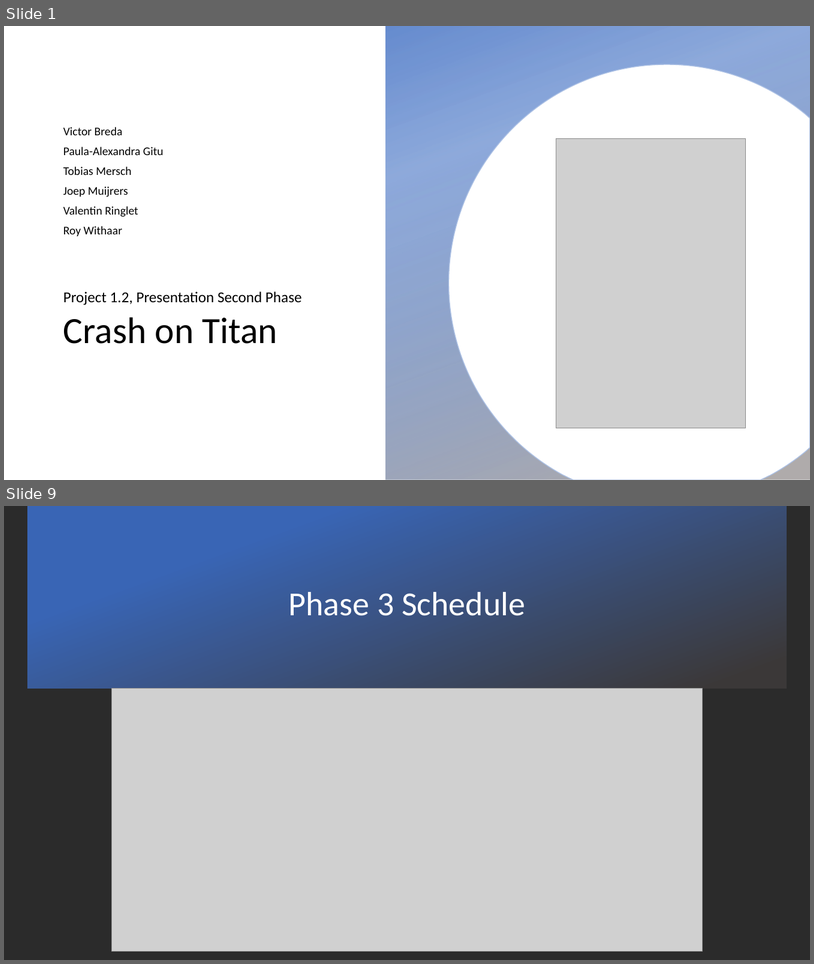
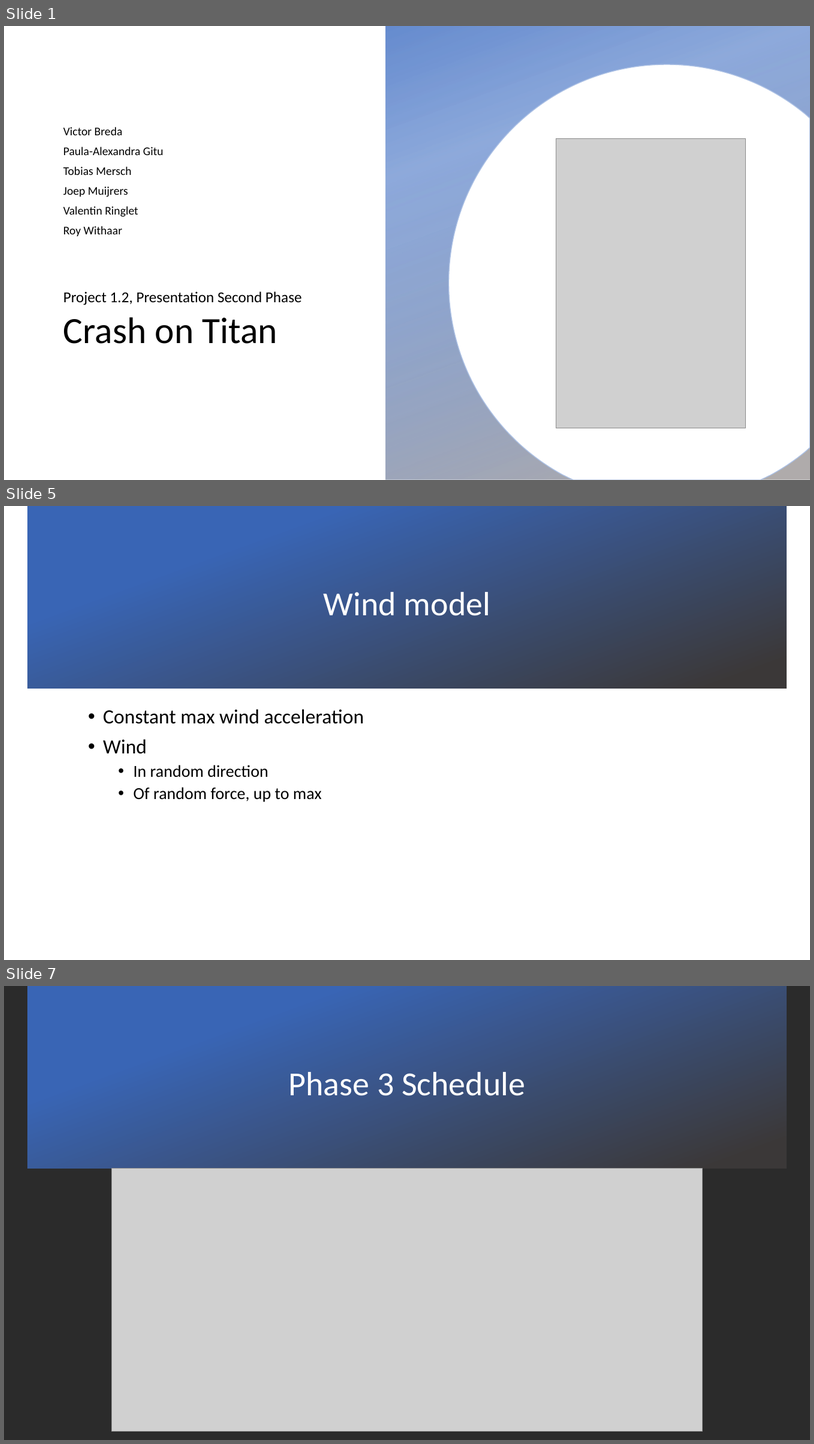
Before and after one commit to tmersch/TSO, a slide deck: documentation/Phase 2 experiments/Presentation second phase.pptx. Shown one above the other, each under a label of ours: slides 1 and 9 before the commit, slides 1, 5 and 7 after it; the slides between them are not shown. The pictures are 814x964 and 814x1444 pixels, drawn with LibreOffice and Linux fonts; fonts in the diff are those of the drawing; grey boxes stand for pictures; background and template pictures are left out; a plain dark background stands for a picture behind light text. Boxes give left, top, right and bottom in pixels: in the first picture for what was removed or moved away, otherwise in the second. Text is boxed around its words. In the diff, an @@ line names an element or a change of style, - is before the commit and + after.

```diff
--- a/documentation/Phase 2 experiments/Presentation second phase.pptx
+++ b/documentation/Phase 2 experiments/Presentation second phase.pptx
@@ slide 5 added at bbox=[4, 506, 810, 960], background picture (left out) @@
@@ rectangle added at bbox=[27, 506, 788, 688], fill gradient #3965B5 to #3B3838 @@
@@ title added at bbox=[324, 592, 491, 616], 40 pt, text #FFFFFF @@
+Wind model
@@ text added at bbox=[103, 709, 364, 802], 20 pt, text #000000 @@
+• Constant max wind acceleration
+• Wind
+  • In random direction
+  • Of random force, up to max
@@ what was slide 9 is now slide 7 @@
```
Also in this commit, not shown: 3 slides changed, 3 other slides added, 5 slides removed.
